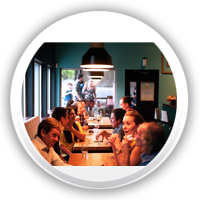
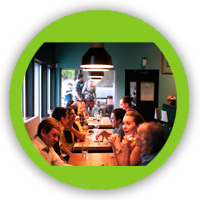
Before/after of a 200 × 200 layered artwork. What changed in the layer stack:
painted on "Background" over (9, 10, 189, 190)
